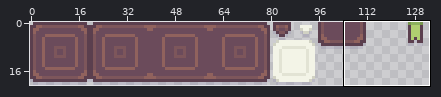
Sprite sheet: Assets/Sprites/UI/inventory-gui.png. Above: a wide view before the commit, with the close-up outlined.
Close-up. Old version:
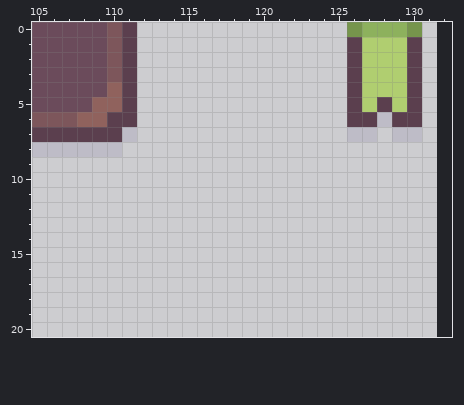
The file is 132x21 pixels. Shown: x 105..132, y 0..20. The old version is drawn lined up with the new one, on the new canvas.
The result:
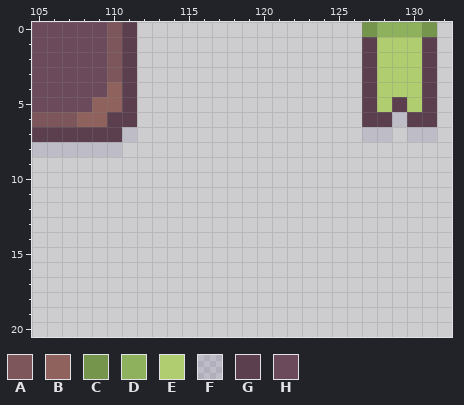
Palette (. is transparent): A #7d565b  B #90625d  C #76954c  D #8db15d  E #b0ce70  F #5040861e  G #5b3f4e  H #6b4b5b
Commit message: Fixed selection flag
What changed:
canvas 132x21 -> 133x21
The edit adds colour C in row 0 at x 131.
Colour D gives way to colour C in row 0 at x 127.
Colour C gives way to colour D in row 0 at x 130.
Colour G gives way to colour E in rows 1 to 4 at x 130; in row 5 at x 128 and 130.
The edit adds colour F in row 7 at x 128 and 131.
Colour G gives way to colour F in row 6 at x 129.
The edit adds colour G in rows 1 to 6 at x 131.
Colour E gives way to colour G in rows 1 to 4 at x 127; in row 5 at x 127 and 129.
Colour F gives way to colour G in row 6 at x 128.
The author cleared colour C in row 0 at x 126.
The author cleared colour F in row 7 at x 126 and 129.
The author cleared colour G in rows 1 to 6 at x 126.
